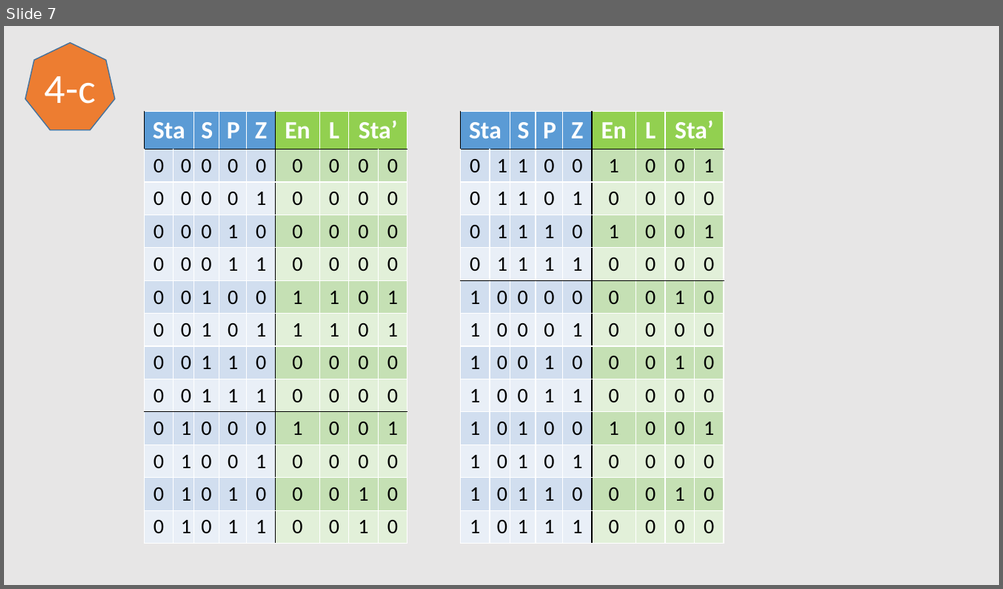
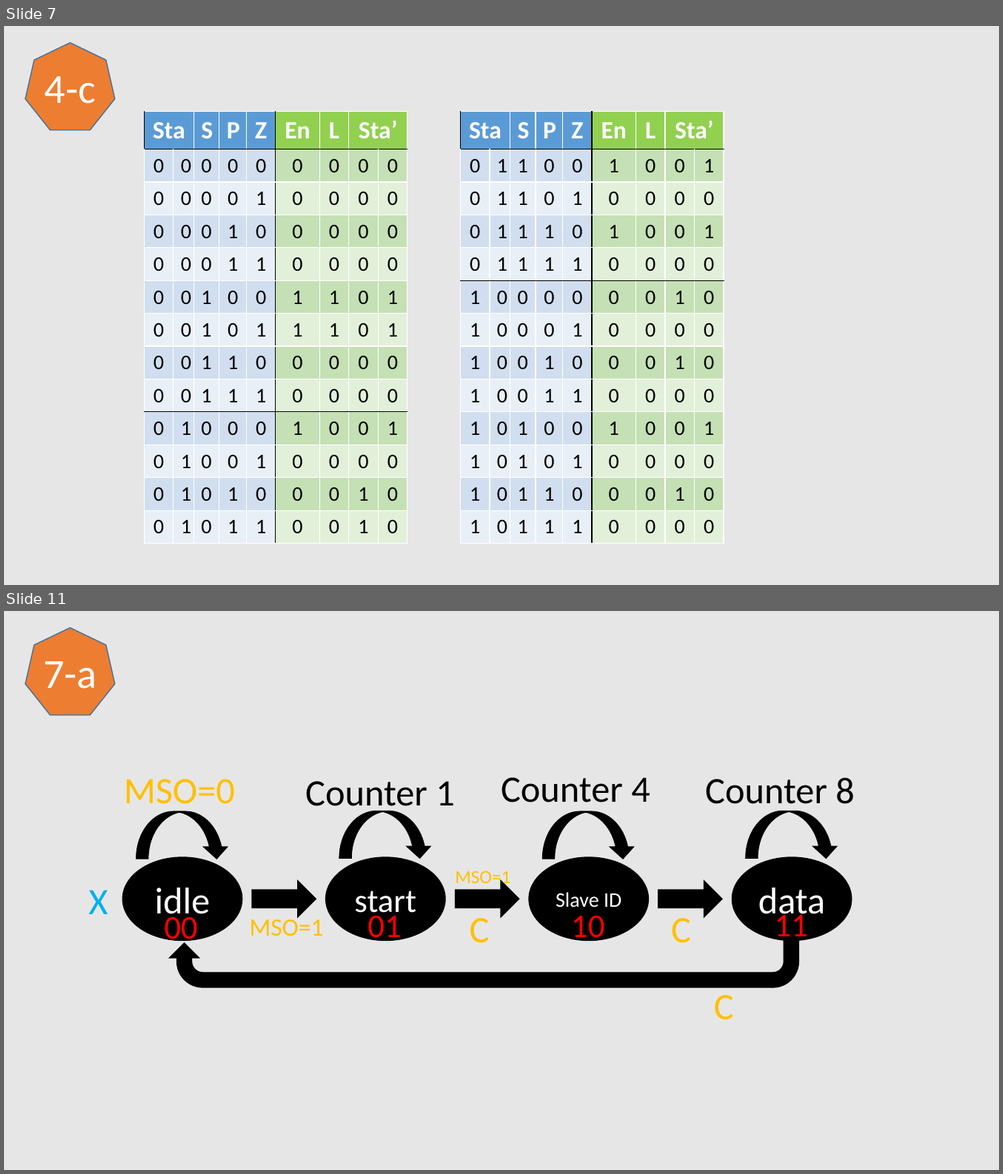
Before and after one commit to CGUSystemCourses/Comp_Org-2018, a slide deck: Lectures/midterm/midterm_solution.pptx. Shown one above the other, each under a label of ours: slide 7 before the commit, slides 7 and 11 after it; the slides between them are not shown. The pictures are 1003x589 and 1003x1174 pixels, drawn with LibreOffice and Linux fonts; fonts in the diff are those of the drawing. Boxes give left, top, right and bottom in pixels: in the first picture for what was removed or moved away, otherwise in the second. Text is boxed around its words. In the diff, an @@ line names an element or a change of style, - is before the commit and + after.

```diff
--- a/Lectures/midterm/midterm_solution.pptx
+++ b/Lectures/midterm/midterm_solution.pptx
@@ slide 11 added at (4,611,999,1170), background #E7E6E6 @@
@@ heptagon added at (25,627,115,715), fill #ED7D31, outline #43739E 1 pt, 40 pt, text #FFFFFF @@
+7-a
@@ text added at (124,779,235,812), 36 pt, text #FFC000 @@
+MSO=0
@@ text added at (305,781,455,815), 36 pt, text #000000 @@
+Counter 1
@@ text added at (501,777,650,803), 36 pt, text #000000 @@
+Counter 4
@@ text added at (705,777,854,812), 36 pt, text #000000 @@
+Counter 8
@@ curved down arrow added at (136,812,227,859), fill #000000, outline #000000 1 pt @@
@@ curved down arrow added at (340,811,432,858), fill #000000, outline #000000 1 pt @@
@@ curved down arrow added at (543,812,634,859), fill #000000, outline #000000 1 pt @@
@@ curved down arrow added at (745,811,837,858), fill #000000, outline #000000 1 pt @@
@@ ellipse added at (122,857,242,941), fill #000000, outline #000000 1 pt, 36 pt, text #FFFFFF @@
+idle
@@ ellipse added at (326,857,445,941), fill #000000, outline #000000 1 pt, 32 pt, text #FFFFFF @@
+start
@@ text added at (455,871,510,889), 18 pt, text #FFC000 @@
+MSO=1
@@ ellipse added at (529,857,648,941), fill #000000, outline #000000 1 pt, 20 pt, text #FFFFFF @@
+Slave ID
@@ ellipse added at (732,857,851,941), fill #000000, outline #000000 1 pt, 36 pt, text #FFFFFF @@
+data
@@ text added at (88,890,108,914), 36 pt, text #00B0F0 @@
+X
@@ left arrow added at (252,881,315,917), fill #000000, outline #000000 1 pt @@
@@ left arrow added at (455,881,519,917), fill #000000, outline #000000 1 pt @@
@@ left arrow added at (658,881,722,917), fill #000000, outline #000000 1 pt @@
@@ text added at (164,911,197,948), 32 pt, text #FF0000 @@
+00
@@ text added at (250,916,324,937), 24 pt, text #FFC000 @@
+MSO=1
@@ text added at (367,910,401,946), 32 pt, text #FF0000 @@
+01
@@ text added at (469,918,489,943), 36 pt, text #FFC000 @@
+C
@@ text added at (571,916,604,946), 32 pt, text #FF0000 @@
+10
@@ text added at (671,918,691,943), 36 pt, text #FFC000 @@
+C
@@ text added at (774,909,808,945), 32 pt, text #FF0000 @@
+11
@@ uturn arrow added at (170,929,799,988), fill #000000, outline #000000 1 pt @@
@@ text added at (714,995,734,1020), 36 pt, text #FFC000 @@
+C
```
Also in this commit, not shown: 6 slides changed, 1 other slide added, 2 slides removed, 6 other files.
